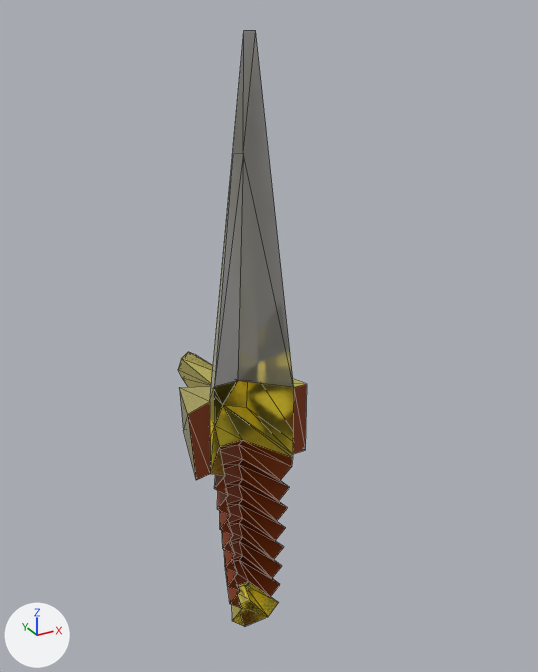
The glTF model public/assets/inferno/knife.glb: old version first, new version second.
Rendered twice from a 50 mm lens placed at (-0.547, -0.631, 1.98), pointed at (-0.162, 0.069, 1.63). The axes (+X, +Y, +Z) are drawn at lower left. The lights are the same throughout. Mesh edges are drawn as thin lines. Where no turn or scale is listed for an object, it has been applied to the vertices. Vertices at the same position are counted once.
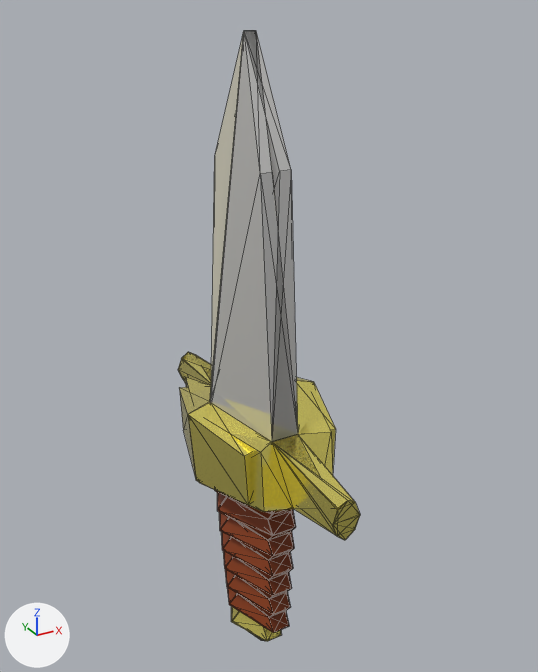
Edits to the bpy script that builds the scene:
```text
Change me_cube:
    used by ob_cube; location = (-0.188, 0.061, 1.746)
    remove me_cube.from_pydata(...)  # 96 vertices, 150 faces; spans x -0.084..0.074, y 0.0..0.198, z -0.535..0.214
    add me_cube.from_pydata(...)  # 366 vertices, 596 faces; spans x -0.084..0.084, y -0.198..0.198, z -0.535..0.214
    me_cube part 1: a new loose piece of 183 vertices spanning x -0.074..0.084, y -0.198..0.198, z -0.535..0.214
    me_cube part 2
    77 vertices are added at x -0.078..0.049, y -0.198..0.0, z -0.535..0.214
    5 new vertices lie (0.018, 0.0, -0.016) away from vertices in x -0.054..-0.038, y 0.0, z -0.485..-0.297
    5 new vertices lie (0.0, 0.011, 0.016) away from vertices in x -0.015..0.016, y -0.075..-0.071, z -0.486..-0.33
    86 new faces join them, mat_material (brown #833400)
    8 new faces join them, mat_material_001 (white #e7e7e7)
    54 new faces join them, mat_material_002 (yellow #fff17c)
```

Changed parts and their boxes (x1, y1, x2, y2) in the pictures (538 x 672 px):
'Cube', reshaped (41% wider)
    before: (178, 30, 307, 627)
    after: (178, 30, 360, 641)
part 1 of me_cube, added
    after: (179, 30, 360, 641)
part 2 of me_cube, added
    after: (188, 31, 360, 640)
